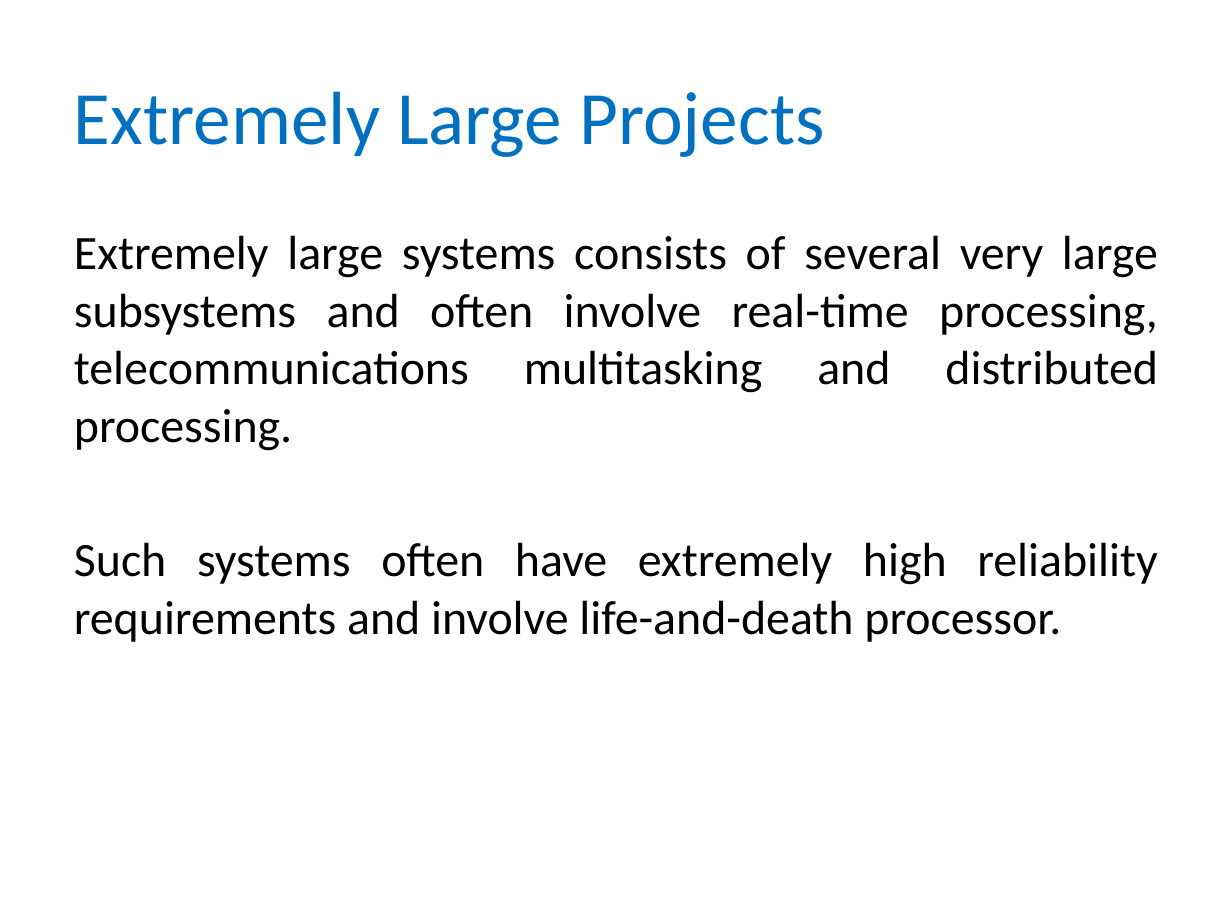
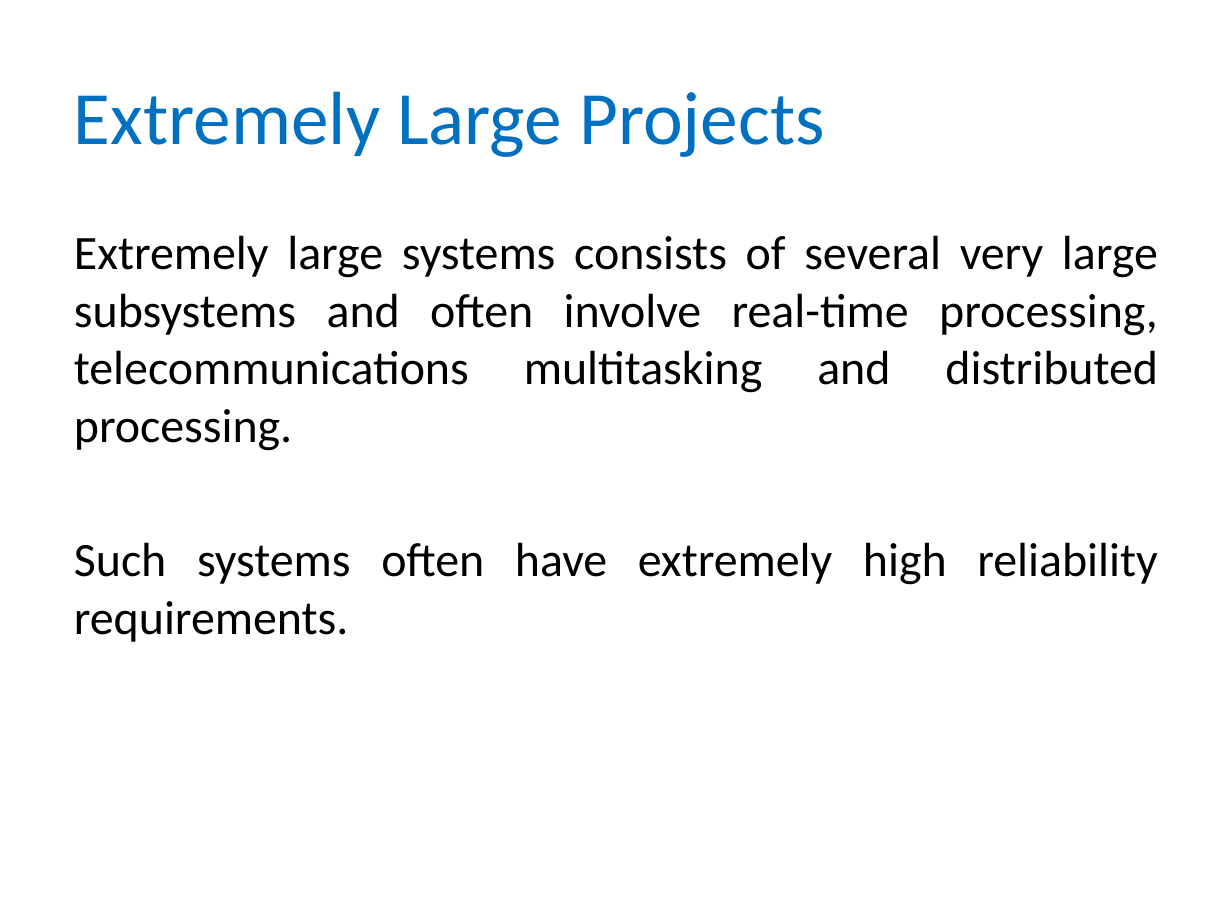
Before and after one commit to nitind12/B.Tech4-2019, a slide deck: slide 15 of New Topics/Some_Size_Factors.pptx. Drawn at 1232x924 pixels with LibreOffice and Linux fonts; fonts in the diff are those of the drawing. Boxes give left, top, right and bottom in pixels: in the first picture for what was removed or moved away, otherwise in the second. Text is boxed around its words. In the diff, an @@ line names an element or a change of style, - is before the commit and + after.

```diff
--- a/New Topics/Some_Size_Factors.pptx
+++ b/New Topics/Some_Size_Factors.pptx
@@ text at [74,542,1157,642]: text changed @@
-Such systems often have extremely high reliability requirements and involve life-and-death processor.
+Such systems often have extremely high reliability requirements.
```
Also in this commit, not shown: 2 other slides changed, 8 other files.
